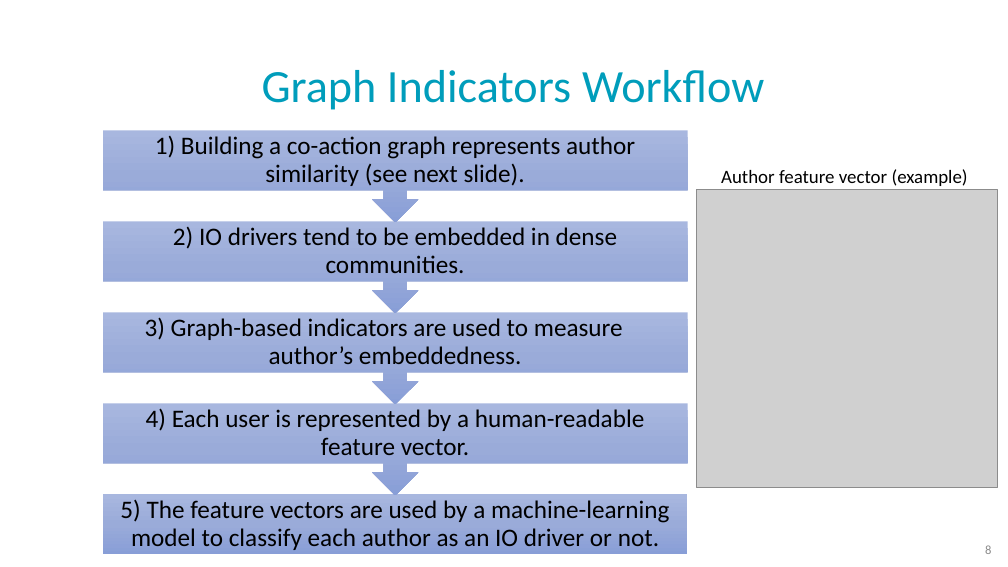
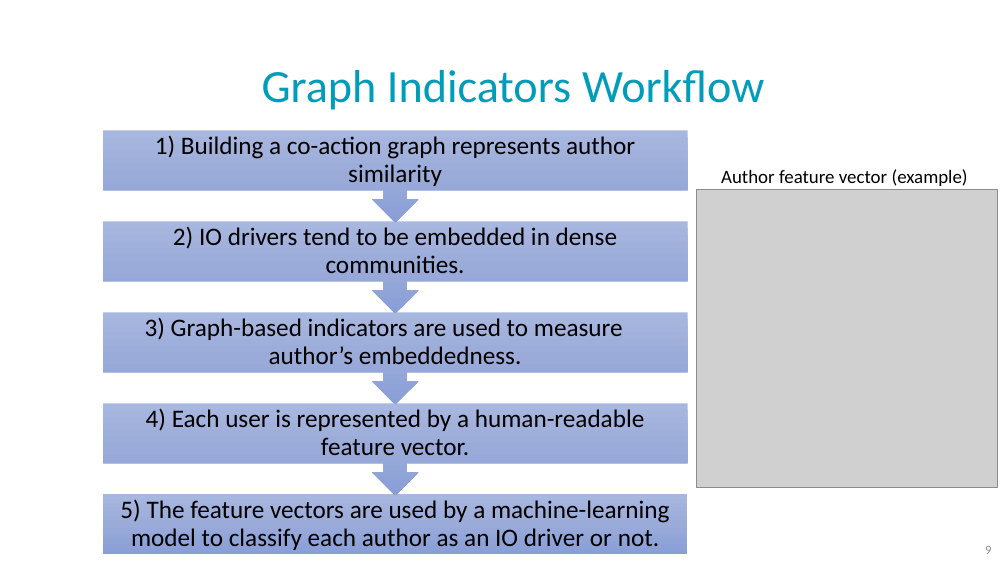
Before and after one commit to NoaTal1996/Backbone-Graph, a slide deck: slide 9 of docs/meeting/2026_09_23.pptx (slide 8 before the commit). Drawn at 1008x567 pixels with LibreOffice and Linux fonts; fonts in the diff are those of the drawing; grey boxes stand for pictures; background and template pictures are left out. Boxes give left, top, right and bottom in pixels: in the first picture for what was removed or moved away, otherwise in the second. Text is boxed around its words. In the diff, an @@ line names an element or a change of style, - is before the commit and + after.

```diff
--- a/docs/meeting/2026_09_23.pptx
+++ b/docs/meeting/2026_09_23.pptx
@@ text at (x1=155, y1=136, x2=635, y2=186): text changed @@
-1) Building a co-action graph represents author similarity (see next slide).
+1) Building a co-action graph represents author similarity
```
Also in this commit, not shown: 9 other slides changed.
